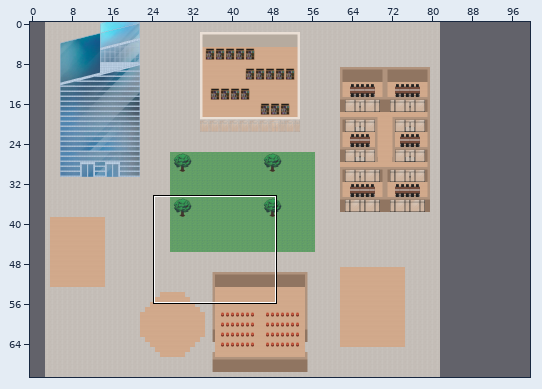
Tiled map (JSON): v1-wa-st-gobain.tmj. The picture above shows the old version from afar; the outline marks the close-up.
Close-up. Before the commit:
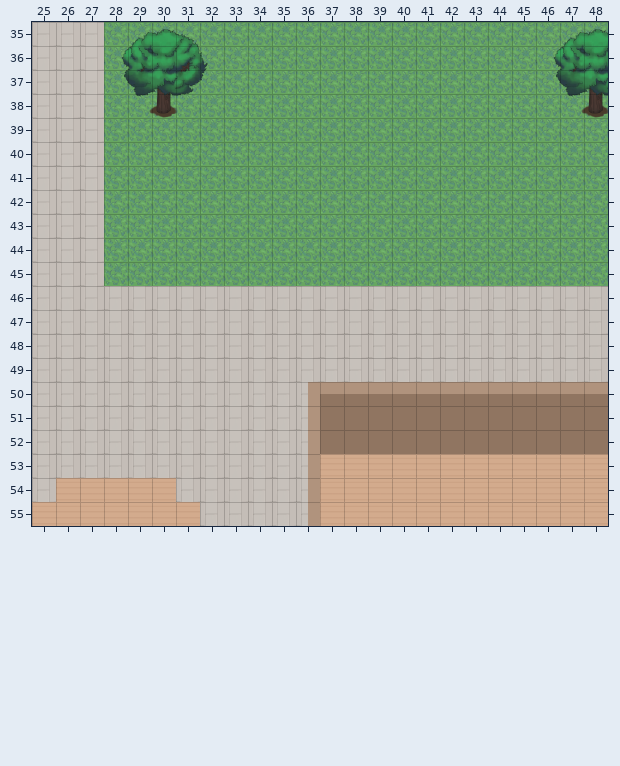
Cells are 32x32 px. Shown: x 25..48, y 35..55. The commit also changed other parts of the map, which this record leaves out. The old version is drawn lined up with the new one.
The result:
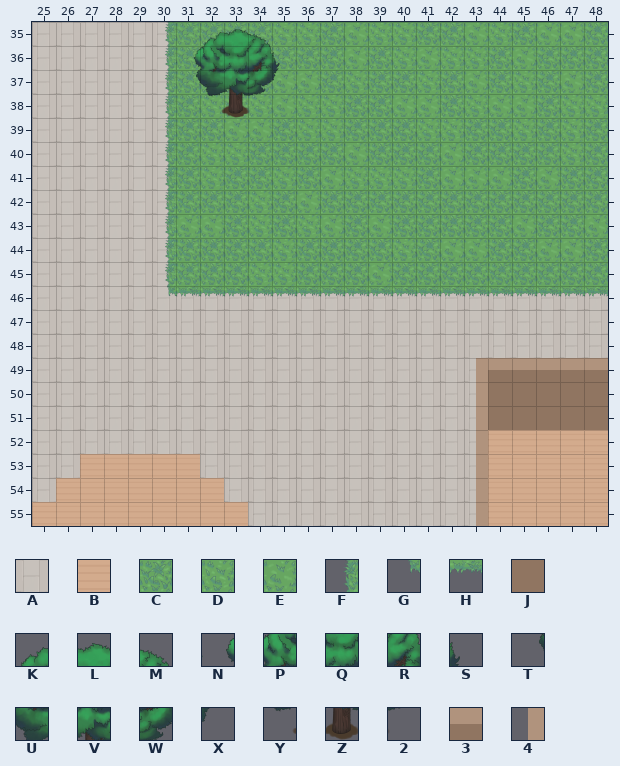
Key: from "Chunk 1": A 2, B 3, C 4, D 5, E 6, F 10, G 12, H 13; from "Chunk 3": J 0, K 68, L 69, M 70, N 72, P 73, Q 74, R 75, S 76, T 77, U 78, V 79, W 80, X 81, Y 83, Z 84, 2 85, 3 100, 4 104.
_ is an empty cell, # one hidden under a higher layer.
Change:
map size 79x71 -> 100x71 cells (old content now starts at 3,0; both pictures use the new coordinates)
Layer "floor/floor1":
y 35: x 28..30 CCC -> AAA; x 35..36 CC -> DD; x 38..40 CCC -> EDD; x 43..44 CC -> ED; x 46..47 CC -> EE
y 36: x 28..30 CC# -> AAA; x 38 C -> E; x 40..43 CCCC -> DEDD; x 45 C -> E
y 37: x 28..30 CCC -> AAA; x 35..36 CC -> EE; x 38 C -> D; x 41 C -> D; x 43 C -> E; x 45 C -> D; x 47 C -> E
y 38: x 28..30 CCC -> AAA; x 32 C -> D; x 34..37 CCCC -> DEDD; x 40..41 CC -> EE; x 43..45 CCC -> DEE; x 47..48 CC -> DD
y 39: x 28..30 CCC -> AAA; x 33..34 CC -> EE; x 36..37 CC -> DD; x 41..42 CC -> DD; x 45 C -> D; x 47 C -> D
y 40: x 28..30 CCC -> AAA; x 32..33 CC -> DD; x 38 C -> E; x 42 C -> E; x 47 C -> D
y 41: x 28..30 CCC -> AAA; x 32 C -> D; x 35 C -> D; x 37..40 CCCC -> EDDD; x 42..44 CCC -> EEE; x 46 C -> E
y 42: x 28..30 CCC -> AAA; x 34 C -> D; x 36 C -> E
y 43: x 28..32 CCCCC -> AAAEE; x 34 C -> D; x 36..37 CC -> DE; x 39 C -> E; x 45 C -> E; x 48 C -> E
y 44: x 28..30 CCC -> AAA; x 35 C -> D; x 40 C -> D; x 42..43 CC -> EE; x 46..47 CC -> EE
y 45: x 28..30 CCC -> AAA; x 34..35 CC -> DD; x 39 C -> E
y 52: x 44..48 ##### -> BBBBB
y 53: x 27..31 AAAAA -> BBBBB; x 37..43 BBBBBBB -> AAAAAAA
y 54: x 31..32 AA -> BB; x 37..43 BBBBBBB -> AAAAAAA
y 55: x 32..33 AA -> BB; x 37..43 BBBBBBB -> AAAAAAA
Layer "floor/floor2":
y 35..45: x 30 _ -> F
y 46: x 30..48 ___________________ -> GHHHHHHHHHHHHHHHHHH
Layer "walls/walls1":
y 52: x 37..48 JJJJJJJJJJJJ -> ____________
Layer "furniture/furniture1":
y 35: x 29..34 KLM___ -> ___KLM; x 47..48 KL -> __
y 36: x 28..35 NPQRS___ -> ___NPQRS; x 46..48 NPQ -> ___
y 37: x 28..35 TUVWX___ -> ___TUVWX; x 46..48 TUV -> ___
y 38: x 29..34 YZ2___ -> ___YZ2; x 47..48 YZ -> __
Layer "above/above1":
y 49: x 43..48 ______ -> 433333
y 50: x 36..48 4333333333333 -> _______4JJJJJ
y 51: x 36..43 4JJJJJJJ -> _______4
y 52..55: x 36 4 -> _; x 43 _ -> 4
